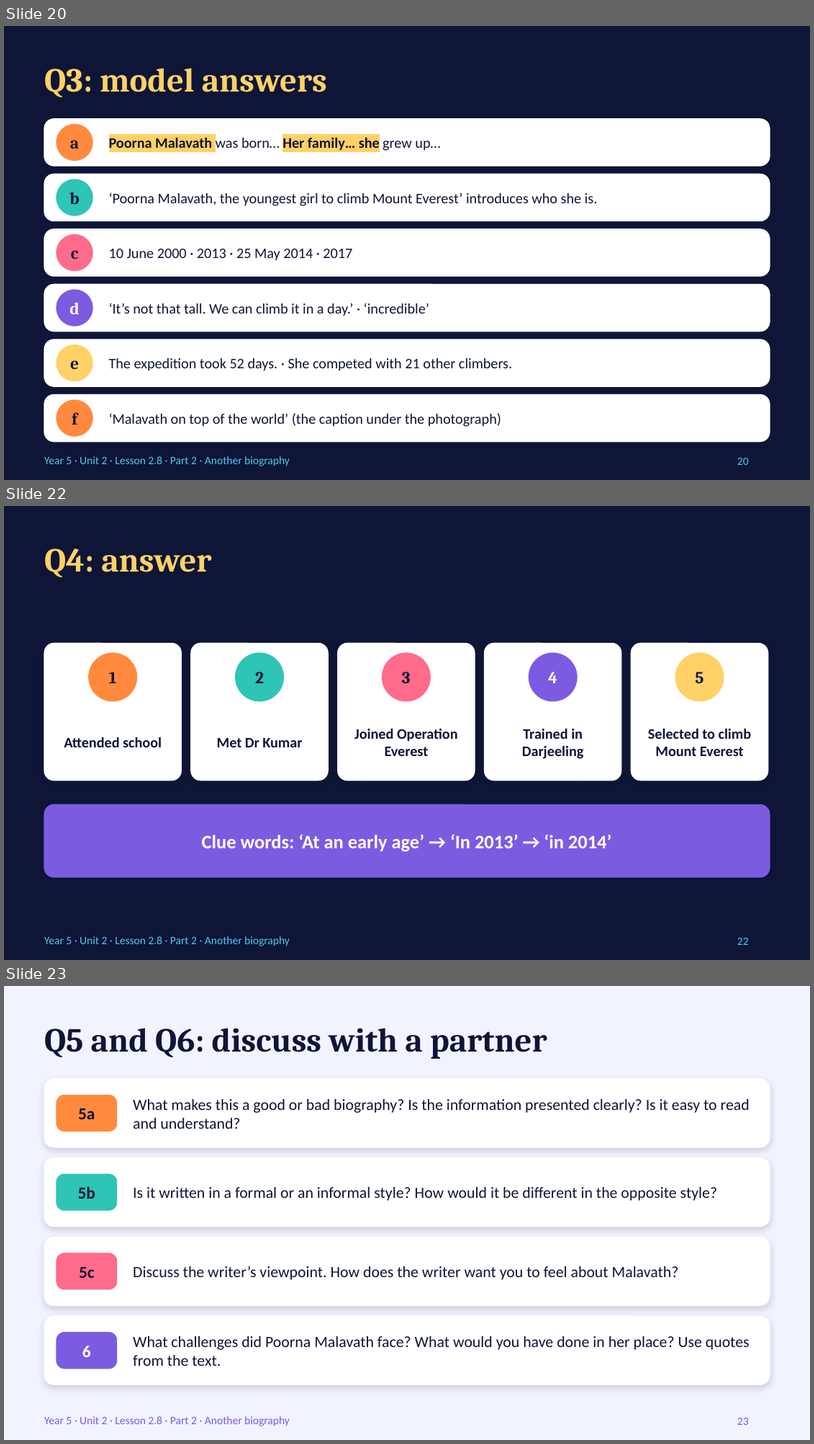
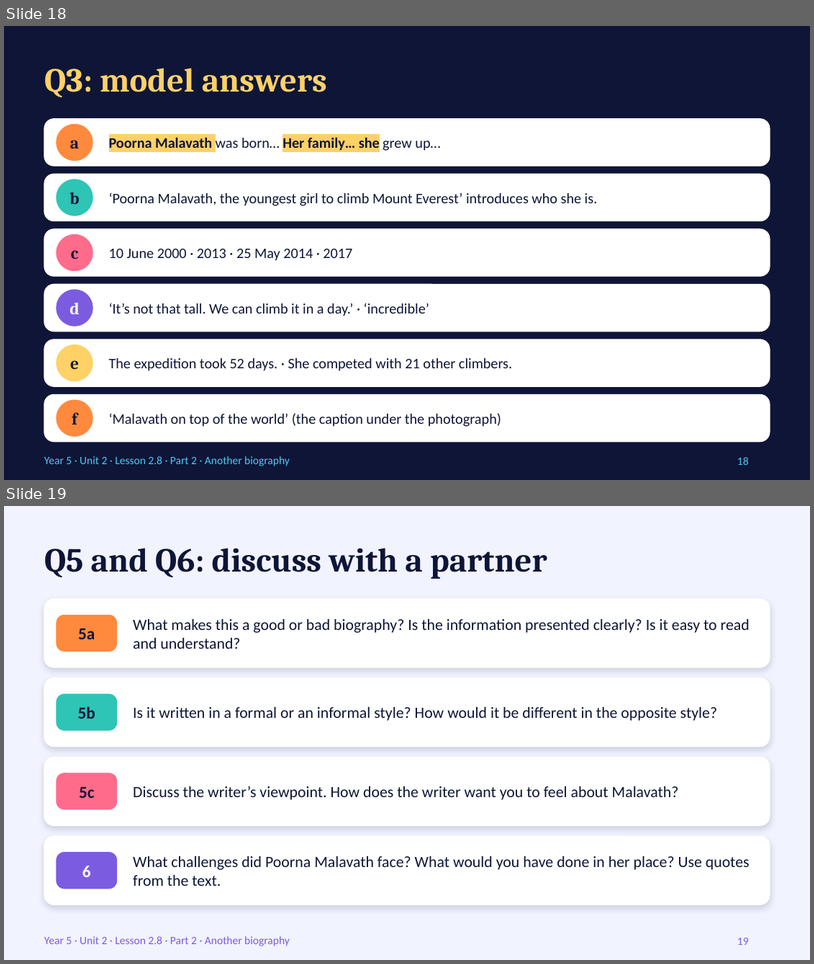
Before and after one commit to cobraarsgb6-hub/primary-exam-system, a slide deck: resources/coligo/Ali/English 105/Unit2_Lesson2.8_Part2_Another_Biography.pptx. Shown one above the other, each under a label of ours: slides 20, 22 and 23 before the commit, slides 18 and 19 after it; the slides between them are not shown. The pictures are 814x1444 and 814x964 pixels, drawn with LibreOffice and Linux fonts; fonts in the diff are those of the drawing. Boxes give left, top, right and bottom in pixels: in the first picture for what was removed or moved away, otherwise in the second. Text is boxed around its words. In the diff, an @@ line names an element or a change of style, - is before the commit and + after.

```diff
--- a/resources/coligo/Ali/English 105/Unit2_Lesson2.8_Part2_Another_Biography.pptx
+++ b/resources/coligo/Ali/English 105/Unit2_Lesson2.8_Part2_Another_Biography.pptx
@@ slide 22 removed at [4, 506, 810, 960], background #FFFFFF; not listed: 2 template elements that a slide beside it also shows @@
@@ title removed at [44, 548, 211, 577] @@
-Q4: answer
@@ rounded rectangle removed at [44, 643, 181, 780] @@
@@ ellipse removed at [89, 653, 137, 701] @@
@@ rounded rectangle removed at [191, 643, 328, 780] @@
@@ ellipse removed at [235, 653, 284, 701] @@
@@ rounded rectangle removed at [338, 643, 475, 780] @@
@@ ellipse removed at [382, 653, 430, 701] @@
@@ rounded rectangle removed at [485, 643, 622, 780] @@
@@ ellipse removed at [529, 653, 577, 701] @@
@@ rounded rectangle removed at [631, 643, 769, 780] @@
@@ ellipse removed at [676, 653, 724, 701] @@
@@ text removed at [109, 672, 117, 683] @@
-1
@@ text removed at [255, 672, 264, 683] @@
-2
@@ text removed at [402, 672, 411, 683] @@
-3
@@ text removed at [548, 672, 558, 683] @@
-4
@@ text removed at [695, 672, 704, 683] @@
-5
@@ text removed at [64, 736, 162, 747] @@
-Attended school
@@ text removed at [217, 738, 302, 747] @@
-Met Dr Kumar
@@ text removed at [355, 728, 458, 756] @@
-Joined Operation Everest
@@ text removed at [522, 728, 584, 759] @@
-Trained in Darjeeling
@@ text removed at [648, 728, 752, 756] @@
-Selected to climb Mount Everest
@@ rounded rectangle removed at [44, 804, 770, 877] @@
@@ text removed at [202, 834, 612, 852] @@
-Clue words: ‘At an early age’ → ‘In 2013’ → ‘in 2014’
@@ page number removed at [738, 937, 749, 944] @@
-22
@@ what was slide 20 is now slide 18 @@
@@ page number at [738, 457, 749, 464]: text changed @@
-20
+18
@@ what was slide 23 is now slide 19 @@
@@ page number at [738, 937, 749, 944]: text changed @@
-23
+19
```
Also in this commit, not shown: 6 slides changed, 2 slides added, 6 other slides removed, 7 other files.
